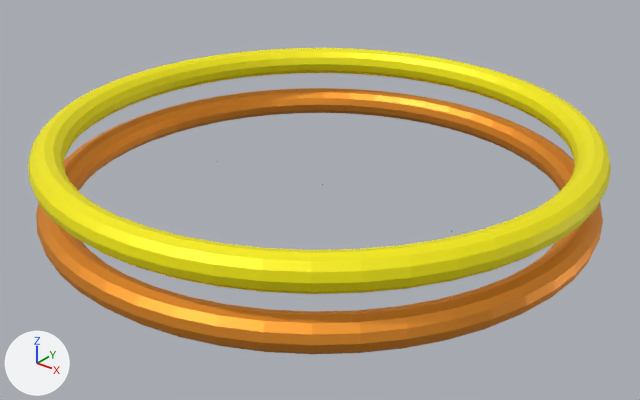
An edit to the glTF model energeticAlpaca/3d/surround_cyl_turquoise2.gltf, drawn before and after from the same camera.
Before and after are seen from a 50 mm camera at (196.2, -244.9, 146.1) aimed at (4.1, -4.8, -2.8). The lights are fixed; the arrows at lower left show +X, +Y and +Z. Where no turn or scale is listed for an object, it has been applied to the vertices.
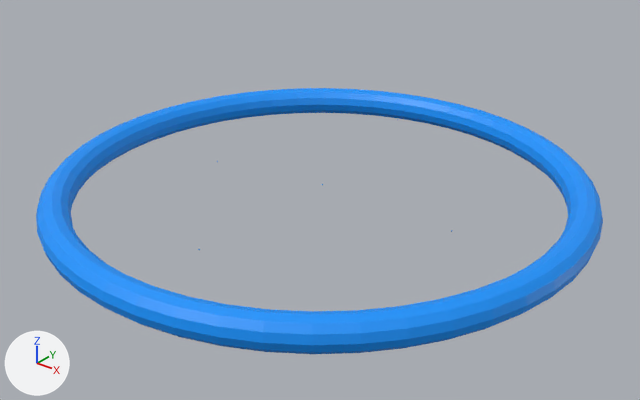
Changed parts and their boxes (x1, y1, x2, y2) in the pictures (640 x 400 px):
'Torus.000', deleted: before (28, 48, 611, 294)
'Torus.001', recoloured, surface changed (orange to blue): (36, 88, 603, 354) in both

Diff of the bpy script that builds the scene:
```diff
--- a/energeticAlpaca/3d/surround_cyl_turquoise2.gltf.py
+++ b/energeticAlpaca/3d/surround_cyl_turquoise2.gltf.py
@@ mat_material_007 @@
 mat_material_007 = principled_material('Material.007')
-mat_material_007.base_color = (1.0, 0.371, 0.0421)  # orange #ffa43a
-mat_material_007.metallic = 0.768
+mat_material_007.base_color = (0.0, 0.296, 1.0)  # blue #0094ff
@@ ob_torus_000 @@
-ob_torus_000 = bpy.data.objects.new('Torus.000', me_torus_002)
-ob_torus_000.location = (0.0, 0.0, 20.3)
```
